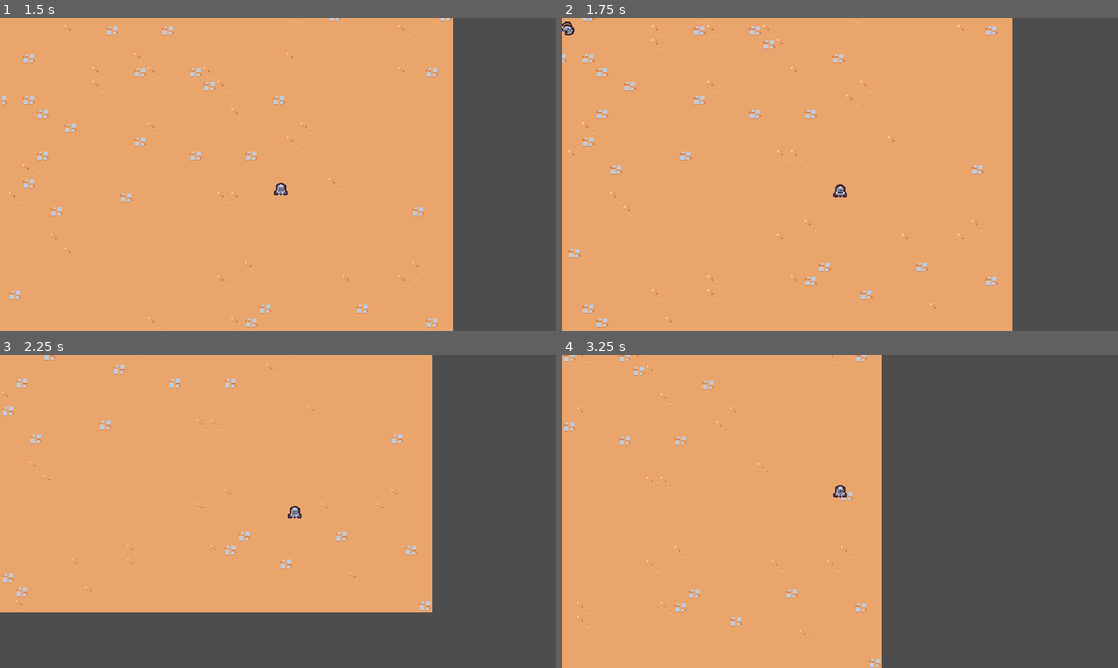
Above: before the commit, frames 1-4 (two rows, left to right).
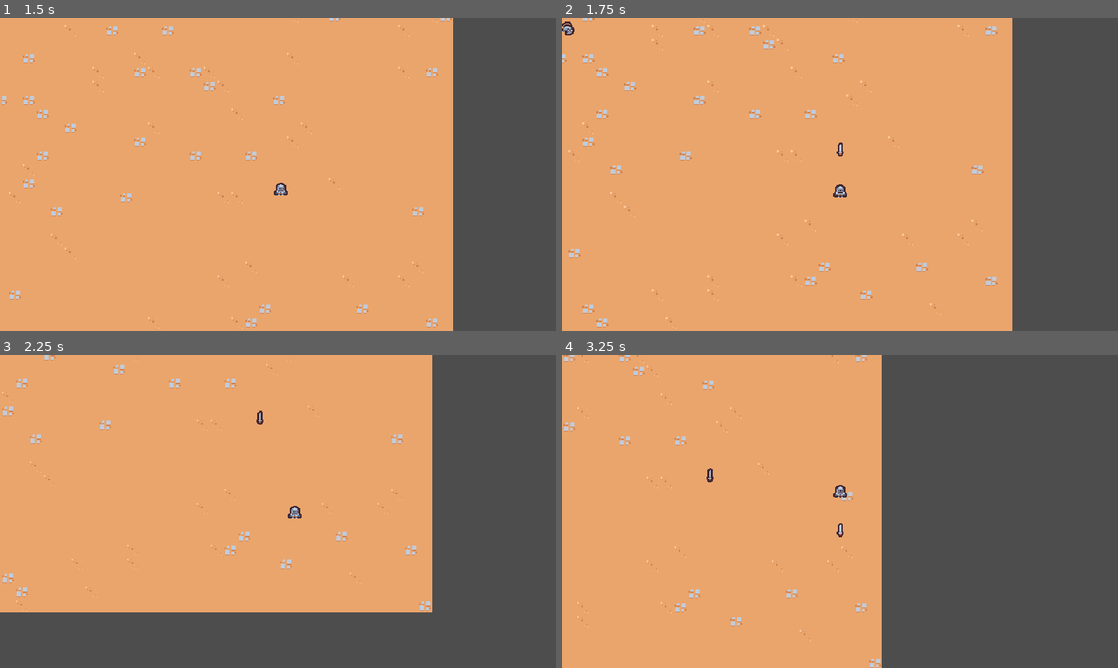
Above: after the commit, the same moments.

Repository: xiaorongdian/2dsurvivorscourse
Game: Godot game, scene res://scenes/main/main.tscn
The game is run twice, just before and just after one commit, with the same random seed, the same clock (stepped at 60 frames per second) and the same inputs.
Inputs:
- Up to frame 1 (1.5 s): hold Right (move_right) 0.53-1.28 s; hold Down (move_down) from 1.28 s (still down)
- Up to frame 2 (1.75 s): keep holding Down (move_down)
- Up to frame 3 (2.25 s): release Down (move_down) at 2.03 s; hold Right (move_right) from 2.03 s (still down)
- Up to frame 4 (3.25 s): release Right (move_right) at 2.78 s; hold Up (move_up) from 2.78 s (still down)

Frame 1 is identical in both runs. In frame 2, less than 0.1% of the frame differs, in the area x 49-51%, y 39-45%; in frame 3, less than 0.1%; in frame 4, less than 0.1%, in the area x 26-51%, y 36-59%.

Commit message:
能力管理、能力1-近战剑

Diff:
--- /dev/null
+++ b/scenes/abillity/sword_abillity/sword_abillity.tscn
@@ -0,0 +1,9 @@
+[gd_scene load_steps=2 format=3 uid="uid://cvfy6ycfaq48i"]
+
+[ext_resource type="Texture2D" uid="uid://bkp1j00pdlqua" path="res://scenes/abillity/sword_abillity/sword.png" id="1_167x1"]
+
+[node name="SwordAbillity" type="Node2D"]
+
+[node name="Sprite2D" type="Sprite2D" parent="."]
+texture = ExtResource("1_167x1")
+offset = Vector2(0, -4)
--- /dev/null
+++ b/scenes/abillity/sword_abillity_controller/sword_abillity_controller.gd
@@ -0,0 +1,24 @@
+extends Node
+
+@export var sword_abillity: PackedScene
+
+# Called when the node enters the scene tree for the first time.
+func _ready() -> void:
+	$Timer.start()
+	$Timer.timeout.connect(on_timer_timeout)
+
+
+# Called every frame. 'delta' is the elapsed time since the previous frame.
+func _process(delta: float) -> void:
+	pass
+
+
+func on_timer_timeout():
+	print("timeout")
+	var player = get_tree().get_first_node_in_group("player") as Node2D
+	if(null == player):
+		return
+
+	var sword_instance = sword_abillity.instantiate() as Node2D
+	player.get_parent().add_child(sword_instance)
+	sword_instance.global_position = player.global_position
--- /dev/null
+++ b/scenes/abillity/sword_abillity_controller/sword_abillity_controller.tscn
@@ -0,0 +1,11 @@
+[gd_scene load_steps=3 format=3 uid="uid://bt7qjoy5mv40h"]
+
+[ext_resource type="Script" uid="uid://bsswd5isvylo1" path="res://scenes/abillity/sword_abillity_controller/sword_abillity_controller.gd" id="1_5v7uj"]
+[ext_resource type="PackedScene" uid="uid://cvfy6ycfaq48i" path="res://scenes/abillity/sword_abillity/sword_abillity.tscn" id="2_pu37i"]
+
+[node name="SwordController" type="Node"]
+script = ExtResource("1_5v7uj")
+sword_abillity = ExtResource("2_pu37i")
+
+[node name="Timer" type="Timer" parent="."]
+wait_time = 1.5
--- a/scenes/basic_enemy/basic_enemy.gd
+++ b/scenes/basic_enemy/basic_enemy.gd
@@ -10,12 +10,11 @@
 # Called every frame. 'delta' is the elapsed time since the previous frame.
 func _process(delta: float) -> void:
 	var movme_vector = get_vactor_to_player()
-	var direction = movme_vector.normalized()
-	velocity = direction * MAX_SPEED
+	velocity = movme_vector * MAX_SPEED
 	move_and_slide()
 
 func get_vactor_to_player():
 	var player = get_tree().get_first_node_in_group("player") as Node2D
 	if(player != null):
-		return player.global_position - global_position
+		return (player.global_position - global_position).normalized()
 	return Vector2.ZERO
--- a/scenes/player/player.tscn
+++ b/scenes/player/player.tscn
@@ -1,7 +1,8 @@
-[gd_scene load_steps=4 format=3 uid="uid://b18o0gkulxfsp"]
+[gd_scene load_steps=5 format=3 uid="uid://b18o0gkulxfsp"]
 
 [ext_resource type="Texture2D" uid="uid://djictqy0tyt7o" path="res://scenes/player/player.png" id="1_8afob"]
 [ext_resource type="Script" uid="uid://cwqc58gw2yvvg" path="res://scenes/player/player.gd" id="1_dovo2"]
+[ext_resource type="PackedScene" uid="uid://bt7qjoy5mv40h" path="res://scenes/abillity/sword_abillity_controller/sword_abillity_controller.tscn" id="2_gmlin"]
 
 [sub_resource type="CircleShape2D" id="CircleShape2D_8afob"]
 radius = 5.0
@@ -11,6 +12,10 @@
 collision_layer = 0
 script = ExtResource("1_dovo2")
 
+[node name="AbillityManager" type="Node" parent="."]
+
+[node name="SwordController" parent="AbillityManager" instance=ExtResource("2_gmlin")]
+
 [node name="Sprite2D" type="Sprite2D" parent="."]
 position = Vector2(0, 5)
 texture = ExtResource("1_8afob")
Binary file added: scenes/abillity/sword_abillity/sword.png
Not shown, added: scenes/abillity/sword_abillity/sword.png.import
Not shown, added: scenes/abillity/sword_abillity_controller/sword_abillity_controller.gd.uid
Not shown, changed: 2DSurvivorsCourse.pck
